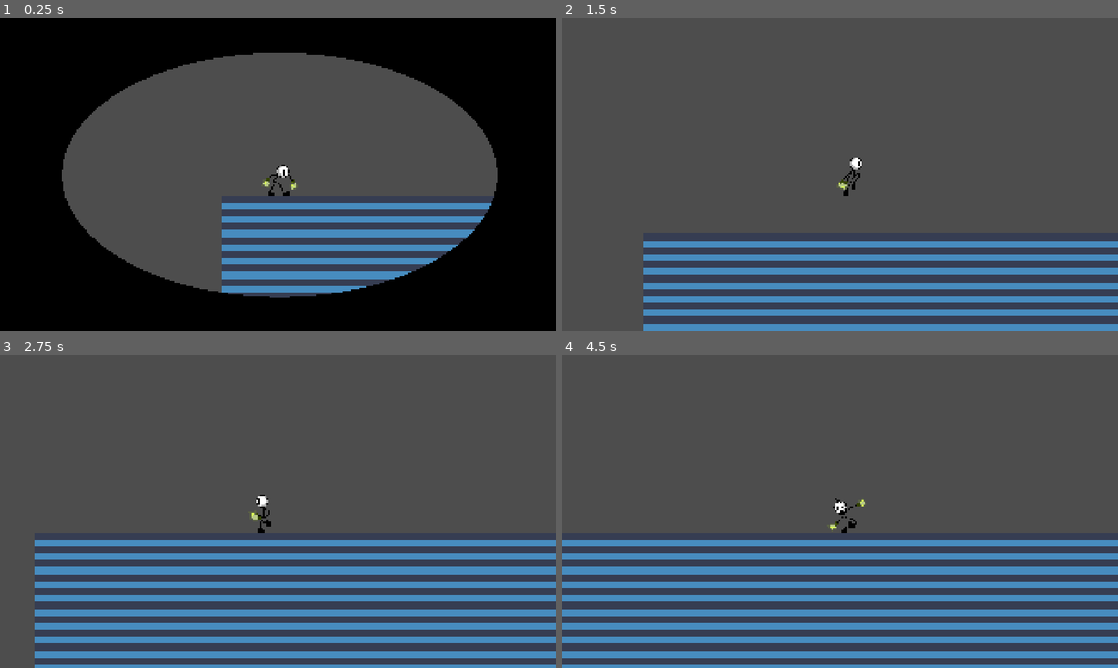
Above: before the commit, frames 1-4 (two rows, left to right).
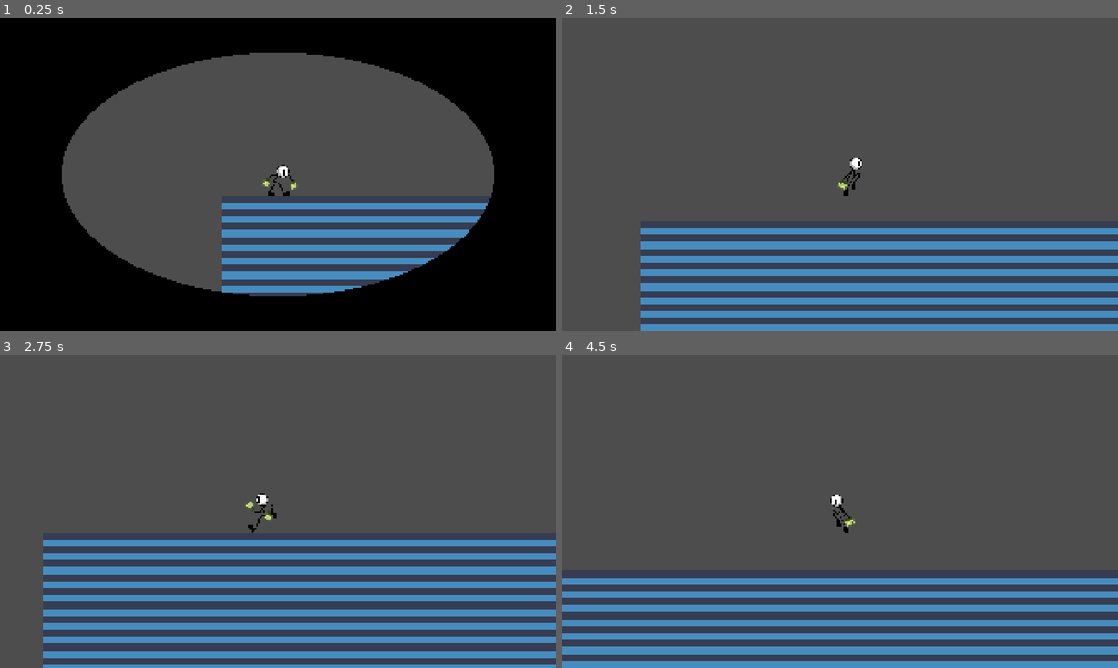
Above: after the commit, the same moments.

Repository: TheTy123456/TSA-TW-REPO
Game: Godot game, scene res://Levels/Scenes/test_level.tscn
Two runs of this game, one before a commit and one after it. Both use one fixed random seed, a clock stepped at 60 frames per second and the inputs below. The engine's default icon, where the game draws it, is replaced by a stand-in: a white triangle on a blue panel in a dark square.
Inputs:
- Up to frame 1 (0.25 s): no input
- Up to frame 2 (1.5 s): hold W (move_up) 0.53-1.28 s; hold Right (move_right) from 0.53 s (still down); tap W (move_up) at 1.35 s
- Up to frame 3 (2.75 s): tap W (move_up) at 1.52, 1.82 s; release Right (move_right) at 2.03 s; hold A (move_left) from 2.03 s (still down); hold W (move_up) from 2.03 s (still down)
- Up to frame 4 (4.5 s): release A (move_left) at 2.78 s; release W (move_up) at 2.78 s; hold Right (move_right) 2.78-4.28 s; tap W (move_up) at 2.85, 3.02, 3.32, 4.35 s; hold W (move_up) 3.53-4.28 s; hold A (move_left) from 4.28 s (still down)

The runs differ from the first frame. In frame 1, 0.6% of the frame differs, in the area x 11-90%, y 11-90%; in frame 2, 6.5%; in frame 3, 0.5%; in frame 4, 22%, in the area x 0-100%, y 44-99%.

Commit message:
More changes to platforming

Diff:
--- a/the-stickman-adventure--tech-war-ylp/Characters/Stick/Scenes/stick.tscn
+++ b/the-stickman-adventure--tech-war-ylp/Characters/Stick/Scenes/stick.tscn
@@ -214,6 +214,9 @@
 
 [node name="Stick" type="CharacterBody2D" unique_id=342837933]
 script = ExtResource("1_1hssm")
+enable_variable_jump = false
+auto_jump = false
+respawn_position = Vector2(50, -150)
 
 [node name="AnimatedSprite2D" type="AnimatedSprite2D" parent="." unique_id=129367735]
 sprite_frames = SubResource("SpriteFrames_j1cus")
--- a/the-stickman-adventure--tech-war-ylp/Characters/Stick/Scripts/stick.gd
+++ b/the-stickman-adventure--tech-war-ylp/Characters/Stick/Scripts/stick.gd
@@ -1,15 +1,28 @@
 extends CharacterBody2D
 @onready var animated_sprite_2d: AnimatedSprite2D = $AnimatedSprite2D
 
-@export var move_speed := 200.0
-@export var acceleration := 1500.0
-@export var deceleration := 600.0
-@export var turn_slowdown := 0.45
-@export var turn_blend := 6.0
-@export var jump_force := 380.0
-@export var gravity := 900.0
+@export var move_speed : float = 200.0
+@export var acceleration : float = 2000.0
+@export var deceleration : float= 480.0
+@export var turn_slowdown :float = 0.015
+@export var turn_blend : float = 0.35
+@export var jump_force : float = 380.0
+@export var gravity :float = 900.0
+
+@export var coyote_time := 0.12
+@export var jump_buffer_time := 0.12
+
+@export var jump_cut_multiplier := 0.45
+@export var enable_variable_jump := true
+@export var auto_jump := true
 
 @export var respawn_position := Vector2.ZERO
+
+var turn_cooldown := 0.10
+var camera_should_follow := true
+
+var coyote_timer := 0.0
+var jump_buffer_timer := 0.0
 
 enum State {
 	Idle,
@@ -23,29 +36,69 @@
 
 var current_state := State.Idle
 
-var input_dir := 0.0
+var input_dir : float= 0.0
 var last_dir := 1
 
 var was_on_floor := false
 var landing := false
 func _physics_process(delta):
+	turn_cooldown -= delta
+
+	if Input.is_action_just_pressed("move_up"):
+		jump_buffer_timer = jump_buffer_time
+	else:
+		jump_buffer_timer -= delta
+
+	if is_on_floor():
+		coyote_timer = coyote_time
+	else:
+		coyote_timer -= delta
+
+	if not is_on_floor():
+		landing = false
+
 	var prev_velocity_x = velocity.x
 	input_dir = Input.get_action_strength("move_right") - Input.get_action_strength("move_left")
 
-	if landing:
+	if current_state == State.Turn and turn_cooldown > 0.0:
+		_apply_turn_movement(delta, prev_velocity_x)
+
+		if jump_buffer_timer > 0.0 and coyote_timer > 0.0:
+			jump_buffer_timer = 0.0
+			coyote_timer = 0.0
+			velocity.y = -jump_force
+			current_state = State.Jump
+
 		move_and_slide()
+		handle_landing()
 		update_animation()
 		return
 
-	var reversing = is_on_floor() and input_dir != 0 and sign(input_dir) != sign(prev_velocity_x) and abs(prev_velocity_x) > 20
+	if current_state == State.Land:
+		var wants_to_jump = (jump_buffer_timer > 0.0 or (auto_jump and Input.is_action_pressed("move_up")))
+		if wants_to_jump and coyote_timer > 0.0:
+			jump_buffer_timer = 0.0
+			coyote_timer = 0.0
+			velocity.y = -jump_force
+			current_state = State.Jump
+			move_and_slide()
+			update_animation()
+			return
+
+		if abs(input_dir) > 0:
+			landing = false
+			current_state = State.Walk
+		else:
+			move_and_slide()
+			update_animation()
+			return
+
+	var turn_threshold = move_speed * 0.45
+	var reversing = (is_on_floor() and input_dir != 0 and sign(input_dir) != sign(prev_velocity_x) and abs(prev_velocity_x) > turn_threshold and turn_cooldown <= 0.0)
 	if reversing:
 		current_state = State.Turn
-		velocity.x = move_toward(prev_velocity_x, 0, deceleration * delta)
-
-		if abs(prev_velocity_x) < move_speed * 0.6:
-			velocity.x = lerp(prev_velocity_x, input_dir * move_speed, delta * 5.0)
-
-		last_dir = input_dir
+		turn_cooldown = 0.18
+		_apply_turn_movement(delta, prev_velocity_x)
 		move_and_slide()
 		handle_landing()
 		update_animation()
@@ -58,28 +111,44 @@
 		last_dir = input_dir
 	else:
 		velocity.x = move_toward(prev_velocity_x, 0, deceleration * delta)
-		current_state = State.Skid if abs(prev_velocity_x) > 5 else State.Idle
+		var skid_threshold = move_speed * 0.4
+		current_state = State.Skid if abs(prev_velocity_x) > skid_threshold else State.Idle
 
 	# gravity
 	if not is_on_floor():
 		velocity.y += gravity * delta
 		current_state = State.Jump if velocity.y < 0 else State.Fall
-
-	if is_on_floor() and Input.is_action_just_pressed("move_up"):
+	if enable_variable_jump:
+		if velocity.y < 0 and not Input.is_action_pressed("move_up"):
+			velocity.y *= jump_cut_multiplier
+
+	var wants_to_jump = (jump_buffer_timer > 0.0 or (auto_jump and Input.is_action_pressed("move_up")))
+	if wants_to_jump and coyote_timer > 0.0:
+		jump_buffer_timer = 0.0
+		coyote_timer = 0.0
 		velocity.y = -jump_force
 		current_state = State.Jump
 
 	move_and_slide()
-
 	handle_landing()
-
 	update_animation()
+
 	print("STATE: ", State.keys()[current_state])
+
+func _apply_turn_movement(delta, prev_velocity_x):
+	var locked_dir := last_dir
+
+	velocity.x = move_toward(prev_velocity_x, 0.0, delta * move_speed * turn_slowdown)
+
+	var target_speed : float = float(locked_dir) * move_speed
+	velocity.x = move_toward(velocity.x, target_speed, move_speed * delta * turn_blend)
+
+	velocity.x = clamp(velocity.x, -move_speed * 0.35, move_speed * 0.35)
 
 func handle_landing():
 	var on_floor_now = is_on_floor()
 
-	if !was_on_floor and on_floor_now and current_state == State.Fall:
+	if !was_on_floor and on_floor_now and velocity.y >= 0:
 
 		if abs(velocity.x) < 10:
 			current_state = State.Land
@@ -90,7 +159,7 @@
 	was_on_floor = on_floor_now
 
 func update_animation():
-	if landing:
+	if current_state == State.Land:
 		return
 
 	match current_state:
@@ -106,22 +175,27 @@
 			animated_sprite_2d.play("jump")
 		State.Fall:
 			animated_sprite_2d.play("fall")
-		State.Land:
-			animated_sprite_2d.play("land")
 
 	animated_sprite_2d.flip_h = last_dir < 0
 
 
 func _on_fall_death_area_body_entered(body: Node2D) -> void:
 	if body == self:
+		camera_should_follow = false
+		var fade = get_tree().current_scene.get_node("Transitions")
+
+		fade.fade_in_black()
+
+		await  get_tree().create_timer(0.5).timeout
+
 		global_position = respawn_position
 		velocity = Vector2.ZERO
 		current_state = State.Idle
 
-
-
-
-func _on_animated_sprite_2d_animation_finished() -> void:
-	if landing and animated_sprite_2d.animation == "land":
+		camera_should_follow = true
+		fade.fade_out_black()
+
+func _on_animated_sprite_2d_animation_finished():
+	if current_state == State.Land:
 		landing = false
 		current_state = State.Idle
--- a/the-stickman-adventure--tech-war-ylp/Levels/Scenes/test_level.tscn
+++ b/the-stickman-adventure--tech-war-ylp/Levels/Scenes/test_level.tscn
@@ -34,6 +34,13 @@
 
 [node name="Stick" parent="." unique_id=342837933 instance=ExtResource("3_3qix0")]
 position = Vector2(68, -43)
+move_speed = null
+acceleration = null
+deceleration = null
+turn_slowdown = null
+turn_blend = null
+jump_force = null
+gravity = null
 respawn_position = Vector2(50, -100)
 
 [node name="Camera2D" type="Camera2D" parent="." unique_id=7559479 node_paths=PackedStringArray("player")]
@@ -53,6 +60,6 @@
 position = Vector2(837.5, 698.5)
 shape = SubResource("RectangleShape2D_rrtyo")
 
-[node name="CircleTransition" parent="." unique_id=938060551 instance=ExtResource("5_kmo6j")]
+[node name="Transitions" parent="." unique_id=938060551 instance=ExtResource("5_kmo6j")]
 
 [connection signal="body_entered" from="FallDeathArea" to="Stick" method="_on_fall_death_area_body_entered"]
--- a/the-stickman-adventure--tech-war-ylp/Levels/Scripts/test_level.gd
+++ b/the-stickman-adventure--tech-war-ylp/Levels/Scripts/test_level.gd
@@ -1,4 +1,4 @@
 extends Node2D
 
 func _ready():
-	$CircleTransition.play_circle_fade_in()
+	$Transitions/AnimationPlayer.play("circle_fade_out")
--- a/the-stickman-adventure--tech-war-ylp/Mechanics/Scripts/camera_2d.gd
+++ b/the-stickman-adventure--tech-war-ylp/Mechanics/Scripts/camera_2d.gd
@@ -6,13 +6,18 @@
 @export var fall_vertical_smoothing = 30.0
 @export var fall_delay = 0.0
 @export var lookahead_distance = 40.0
-
+@export var follow_speed := 8.0
 var fall_timer = 0.0
 var look_dir = 0.0
 
 func _process(delta):
 	if player == null:
 		return
+
+	if not player.camera_should_follow:
+		return
+
+
 	var target_pos = player.global_position
 
 	if not player.is_on_floor():
--- a/the-stickman-adventure--tech-war-ylp/UI Mechanics/Transitions/Scenes/circle_transition.tscn
+++ b/the-stickman-adventure--tech-war-ylp/UI Mechanics/Transitions/Scenes/circle_transition.tscn
@@ -10,12 +10,17 @@
 [sub_resource type="Shader" id="Shader_coj6g"]
 code = "shader_type canvas_item;
 
-uniform float circle_size : hint_range(0.0, 1.0) = 0.5f; // 1.0 = full circle, 0.0 = invisible
+uniform float circle_size : hint_range(0.0, 1.0) = 1.0f; // 1.0 = full circle, 0.0 = invisible
 
 void fragment() {
-	if (distance(vec2(0.5,0.5), UV) < circle_size){
-	COLOR.a *= 0.0;
-	}
+	vec2 center = vec2(0.5,0.5);
+	float d = distance(SCREEN_UV, center);
+
+	if (d < circle_size){
+		COLOR = vec4(0.0, 0.0, 0.0, 0.0);
+	} else {
+		COLOR = vec4(0.0, 0.0, 0.0, 1.0);
+		}
 }"
 
 [sub_resource type="ShaderMaterial" id="ShaderMaterial_rrtyo"]
@@ -47,6 +52,22 @@
 "transitions": PackedFloat32Array(1),
 "update": 0,
 "values": [0.0]
+}
+
+[sub_resource type="Animation" id="Animation_nqdvh"]
+resource_name = "circle_fade_in"
+length = 0.6
+tracks/0/type = "value"
+tracks/0/imported = false
+tracks/0/enabled = true
+tracks/0/path = NodePath(".:material:shader_parameter/circle_size")
+tracks/0/interp = 1
+tracks/0/loop_wrap = true
+tracks/0/keys = {
+"times": PackedFloat32Array(0, 0.6),
+"transitions": PackedFloat32Array(1, 1),
+"update": 0,
+"values": [1.0, 0.0]
 }
 
 [sub_resource type="Animation" id="Animation_6kyp0"]
@@ -81,11 +102,29 @@
 "values": [0.0, 1.0]
 }
 
+[sub_resource type="Animation" id="Animation_mihnj"]
+resource_name = "fade_out"
+length = 0.6
+tracks/0/type = "value"
+tracks/0/imported = false
+tracks/0/enabled = true
+tracks/0/path = NodePath("../FadeTrans:material:shader_parameter/fade")
+tracks/0/interp = 1
+tracks/0/loop_wrap = true
+tracks/0/keys = {
+"times": PackedFloat32Array(0, 0.6),
+"transitions": PackedFloat32Array(1, 1),
+"update": 0,
+"values": [1.0, 0.0]
+}
+
 [sub_resource type="AnimationLibrary" id="AnimationLibrary_yqpmr"]
 _data = {
 &"RESET": SubResource("Animation_yqpmr"),
+&"circle_fade_in": SubResource("Animation_nqdvh"),
 &"circle_fade_out": SubResource("Animation_6kyp0"),
-&"fade_in": SubResource("Animation_2k5cr")
+&"fade_in": SubResource("Animation_2k5cr"),
+&"fade_out": SubResource("Animation_mihnj")
 }
 
 [node name="Transitions" type="CanvasLayer" unique_id=1135095852]
@@ -99,8 +138,17 @@
 
 [node name="CircleTrans" type="ColorRect" parent="." unique_id=2036349607]
 material = SubResource("ShaderMaterial_rrtyo")
-offset_right = 1932.0
-offset_bottom = 1083.0
+anchors_preset = 3
+anchor_left = 1.0
+anchor_top = 1.0
+anchor_right = 1.0
+anchor_bottom = 1.0
+offset_left = -39006.0
+offset_top = -31844.0
+offset_right = 13117.0
+offset_bottom = 3415.0
+grow_horizontal = 0
+grow_vertical = 0
 color = Color(0, 0, 0, 1)
 
 [node name="AnimationPlayer" type="AnimationPlayer" parent="." unique_id=1505348164]
--- a/the-stickman-adventure--tech-war-ylp/UI Mechanics/Transitions/Scripts/circle_transition.gd
+++ b/the-stickman-adventure--tech-war-ylp/UI Mechanics/Transitions/Scripts/circle_transition.gd
@@ -1,5 +1,22 @@
 extends CanvasLayer
 @onready var animation_player: AnimationPlayer = $AnimationPlayer
 
+func fade_in_black():
+	$FadeTrans.visible = true
+	$CircleTrans.visible = false
+	animation_player.play("fade_in")
+
+func fade_out_black():
+	$FadeTrans.visible = true
+	$CircleTrans.visible = false
+	animation_player.play("fade_out")
+
 func play_circle_fade_in():
+	$FadeTrans.visible = false
+	$CircleTrans.visible = true
+	animation_player.play("circle_fade_in")
+
+func play_circle_fade_out():
+	$FadeTrans.visible = false
+	$CircleTrans.visible = true
 	animation_player.play("circle_fade_out")
